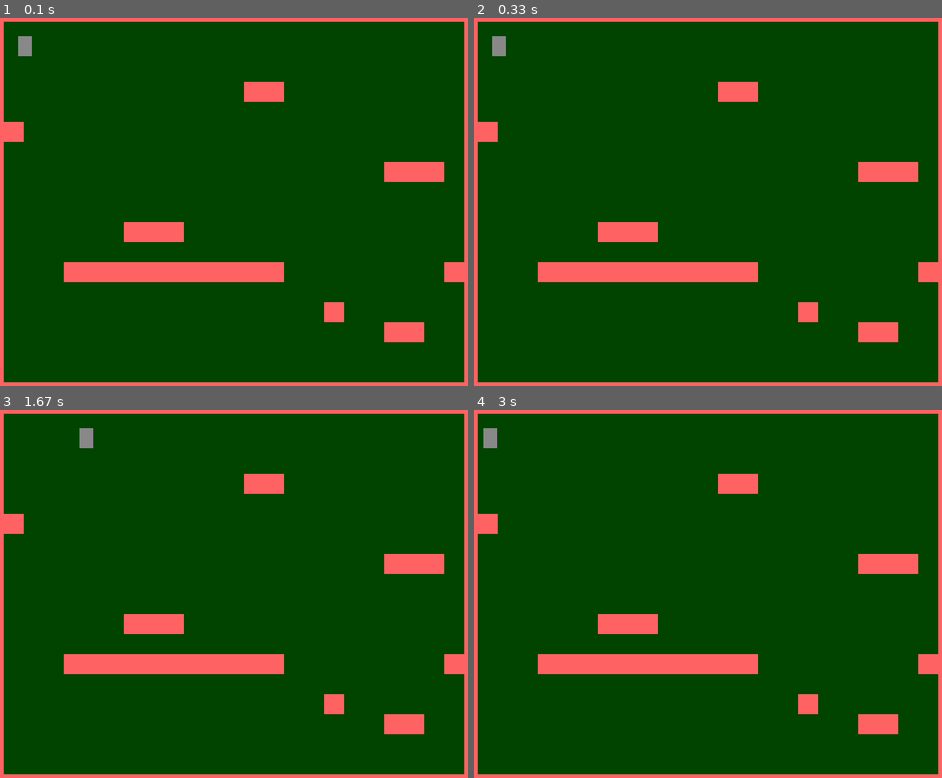
Above: before the commit, frames 1-4 (two rows, left to right).
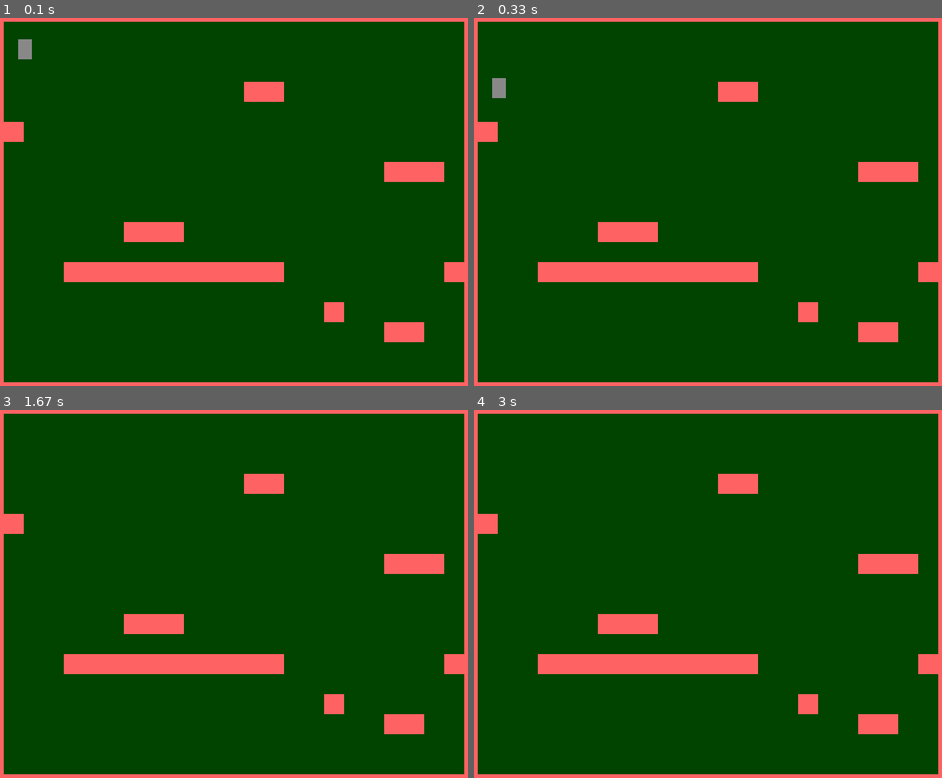
Above: after the commit, the same moments.

Repository: Chernyackoff/PyGameProject
Game: pygame game, started from main.py
The game is run twice, just before and just after one commit, with the same random seed, the same clock (stepped at 60 frames per second) and the same inputs.
Inputs:
- Up to frame 1 (0.1 s): no input
- Up to frame 2 (0.33 s): no input
- Up to frame 3 (1.67 s): hold Right 0.33-0.8 s; hold Up 0.83-1.13 s
- Up to frame 4 (3 s): hold Left 1.67-2.2 s

The runs differ from the first frame. In frame 1, less than 0.1% of the frame differs, in the area x 3-7%, y 4-12%; in frame 2, 0.3%, in the area x 3-7%, y 4-22%; in frame 3, 0.2%; in frame 4, 0.2%.

Commit message:
A bit of physics

Diff:
--- a/main.py
+++ b/main.py
@@ -22,7 +22,7 @@
     bg = Surface((WIN_WIDTH, WIN_HEIGHT))  # Создание видимой поверхности
     bg.fill(Color(BACKGROUND_COLOR))
     hero = player.Player(55, 55)  # создаем героя по (x,y) координатам
-    left = right = False  # по умолчанию — стоим
+    left = right= up = False  # по умолчанию — стоим
 
     level = [
         "-------------------------",
@@ -45,11 +45,18 @@
         "-                       -",
         "-                       -",
         "-------------------------"]
+    timer = pygame.time.Clock()
 
     running = True
     while running:  # Основной цикл программы
+        timer.tick(60)
         screen.blit(bg, (0, 0))  # Каждую итерацию необходимо всё перерисовывать
         for event in pygame.event.get():  # Обрабатываем события
+            if event.type == KEYDOWN and event.key == K_UP:
+                up = True
+
+            if event.type == KEYUP and event.key == K_UP:
+                up = False
             if event.type == pygame.QUIT:
                 sys.exit(0)
             if event.type == KEYDOWN and event.key == K_LEFT:
@@ -73,7 +80,7 @@
                 x += PLATFORM_WIDTH  # блоки платформы ставятся на ширине блоков
             y += PLATFORM_HEIGHT  # то же самое и с высотой
             x = 0
-        hero.update(left, right)  # передвижение
+        hero.update(left, right, up)  # передвижение
         hero.draw(screen)  # отображение
         pygame.display.update()  # обновление и вывод всех изменений на экран
         pygame.display.flip()
--- a/player.py
+++ b/player.py
@@ -5,6 +5,9 @@
 WIDTH = 22
 HEIGHT = 32
 COLOR = "#888888"
+
+JUMP_POWER = 10
+GRAVITY = 0.35 # Сила, которая будет тянуть нас вниз
 
 
 class Player(sprite.Sprite):
@@ -16,8 +19,13 @@
         self.image = Surface((WIDTH, HEIGHT))
         self.image.fill(Color(COLOR))
         self.rect = Rect(x, y, WIDTH, HEIGHT)  # прямоугольный объект
+        self.yvel = 0  # скорость вертикального перемещения
+        self.onGround = False  # На земле ли я?
 
-    def update(self, left, right):
+    def update(self, left, right, up):
+        if up:
+            if self.onGround:  # прыгаем, только когда можем оттолкнуться от земли
+                self.yvel = -JUMP_POWER
         if left:
             self.xvel = -MOVE_SPEED  # Лево = x- n
 
@@ -27,6 +35,11 @@
         if not (left or right):  # стоим, когда нет указаний идти
             self.xvel = 0
 
+        if not self.onGround:
+            self.yvel += GRAVITY
+
+        self.onGround = False # Мы не знаем, когда мы на земле((
+        self.rect.y += self.yvel
         self.rect.x += self.xvel  # переносим свои положение на xvel
 
     def draw(self, screen):  # Выводим себя на экран
